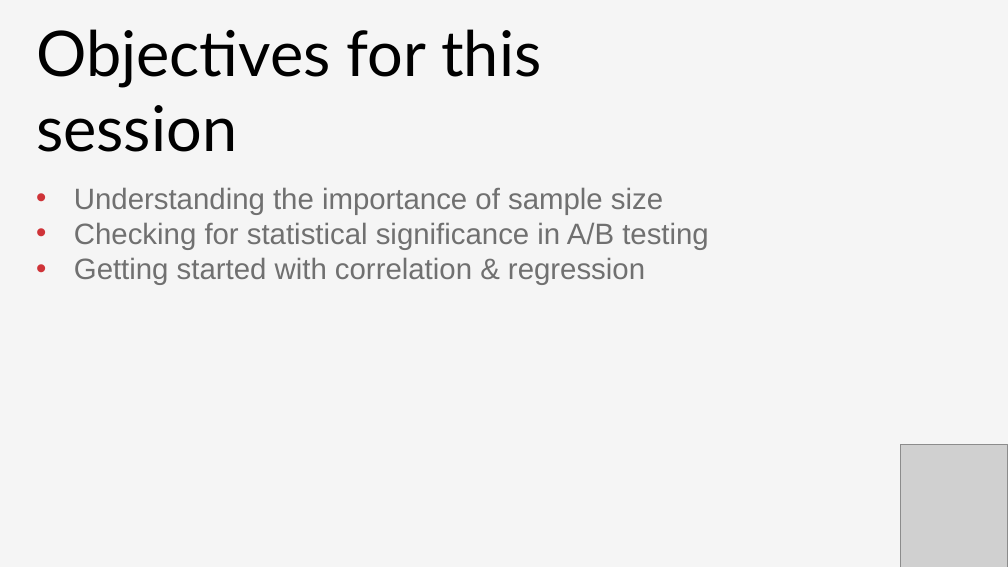
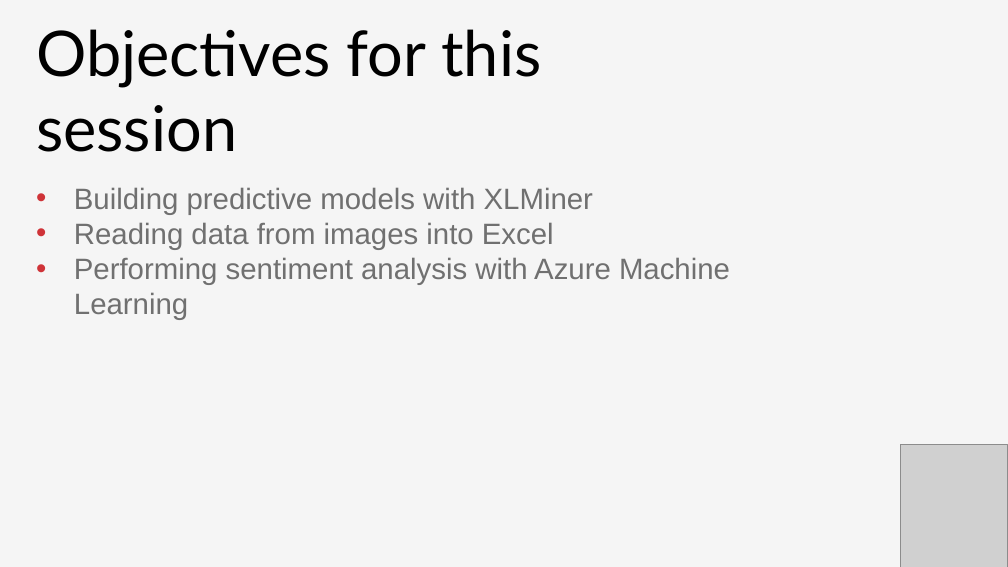
Before and after one commit to stringfestdata/excel-for-predictive-analytics-webinar, a slide deck: slide 3 of excel-for-predictive-analytics-resources.pptx. Drawn at 1008x567 pixels with LibreOffice and Linux fonts; fonts in the diff are those of the drawing; grey boxes stand for pictures. Boxes give left, top, right and bottom in pixels: in the first picture for what was removed or moved away, otherwise in the second. Text is boxed around its words. In the diff, an @@ line names an element or a change of style, - is before the commit and + after.

```diff
--- a/excel-for-predictive-analytics-resources.pptx
+++ b/excel-for-predictive-analytics-resources.pptx
@@ text at (74, 187, 730, 285): text changed @@
-• Understanding the importance of sample size
-• Checking for statistical significance in A/B testing
-• Getting started with correlation & regression
+• Building predictive models with XLMiner
+• Reading data from images into Excel
+• Performing sentiment analysis with Azure Machine Learning
```
Also in this commit, not shown: 26 other files.
